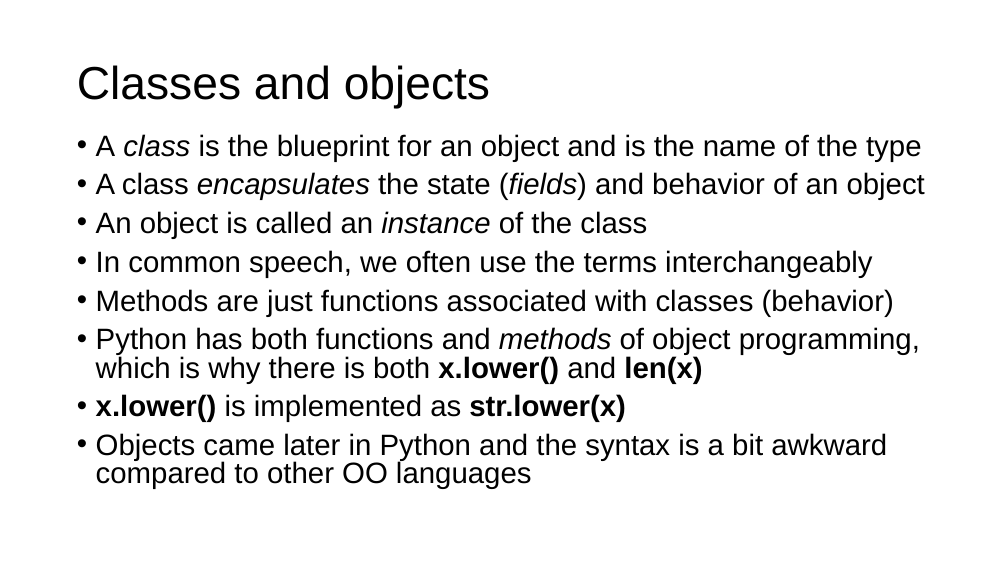
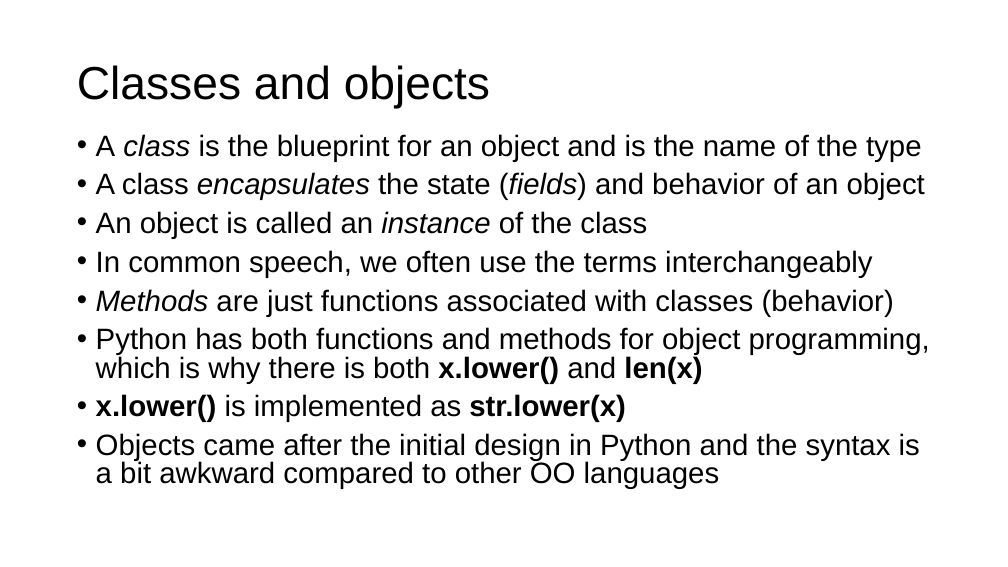
Before and after one commit to parrt/msds501, a slide deck: slide 3 of slides/OO.pptx. Drawn at 1008x567 pixels with LibreOffice and Linux fonts; fonts in the diff are those of the drawing; background and template pictures are left out. Boxes give left, top, right and bottom in pixels: in the first picture for what was removed or moved away, otherwise in the second. Text is boxed around its words. In the diff, an @@ line names an element or a change of style, - is before the commit and + after.

```diff
--- a/slides/OO.pptx
+++ b/slides/OO.pptx
@@ text at [96,289,894,317]: italic on in "Methods" @@
@@ text at [96,327,930,384]: text changed @@
-• Python has both functions and methods of object programming, which is why there is both x.lower() and len(x)
+• Python has both functions and methods for object programming, which is why there is both x.lower() and len(x)
@@ text at [96,433,920,489]: text changed @@
-• Objects came later in Python and the syntax is a bit awkward compared to other OO languages
+• Objects came after the initial design in Python and the syntax is a bit awkward compared to other OO languages
```
Also in this commit, not shown: 7 other slides changed, 14 slides added, 2 other files.
